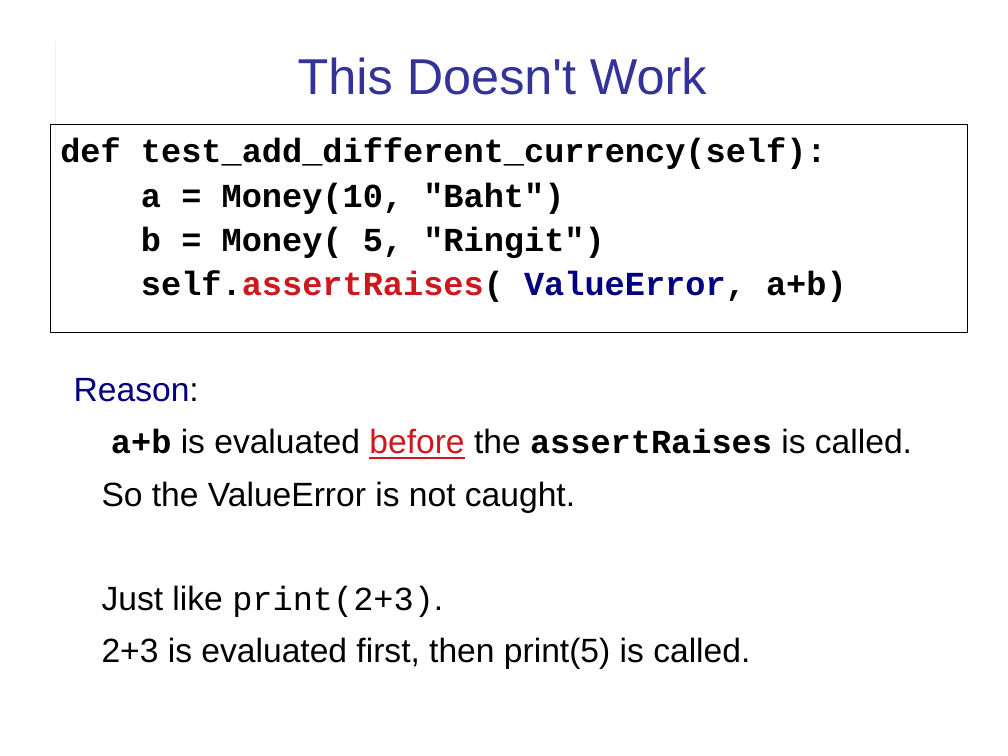
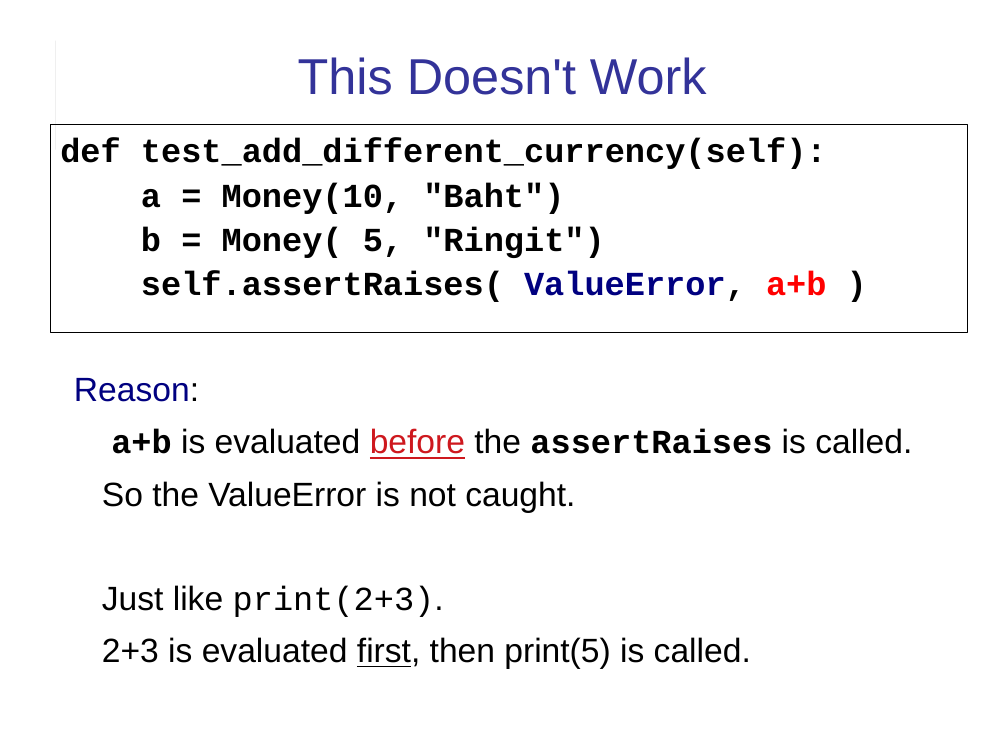
Before and after one commit to cpske/ISP, a slide deck: slide 7 of assignment/feedback/Quiz1-feedback.ppt. Drawn at 1008x756 pixels with LibreOffice and Linux fonts; fonts in the diff are those of the drawing. Boxes give left, top, right and bottom in pixels: in the first picture for what was removed or moved away, otherwise in the second. Text is boxed around its words. In the diff, an @@ line names an element or a change of style, - is before the commit and + after.

```diff
--- a/assignment/feedback/Quiz1-feedback.ppt
+++ b/assignment/feedback/Quiz1-feedback.ppt
@@ text in rectangle at [141, 271, 827, 302]: text changed; text colour #CE181E to #000000 @@
-self.assertRaises( ValueError, a+b)
+self.assertRaises( ValueError, a+b )
@@ text at [102, 637, 751, 669]: underline on in "first," @@
```
Also in this commit, not shown: 6 other slides changed, 2 slides added, 4 other files.
